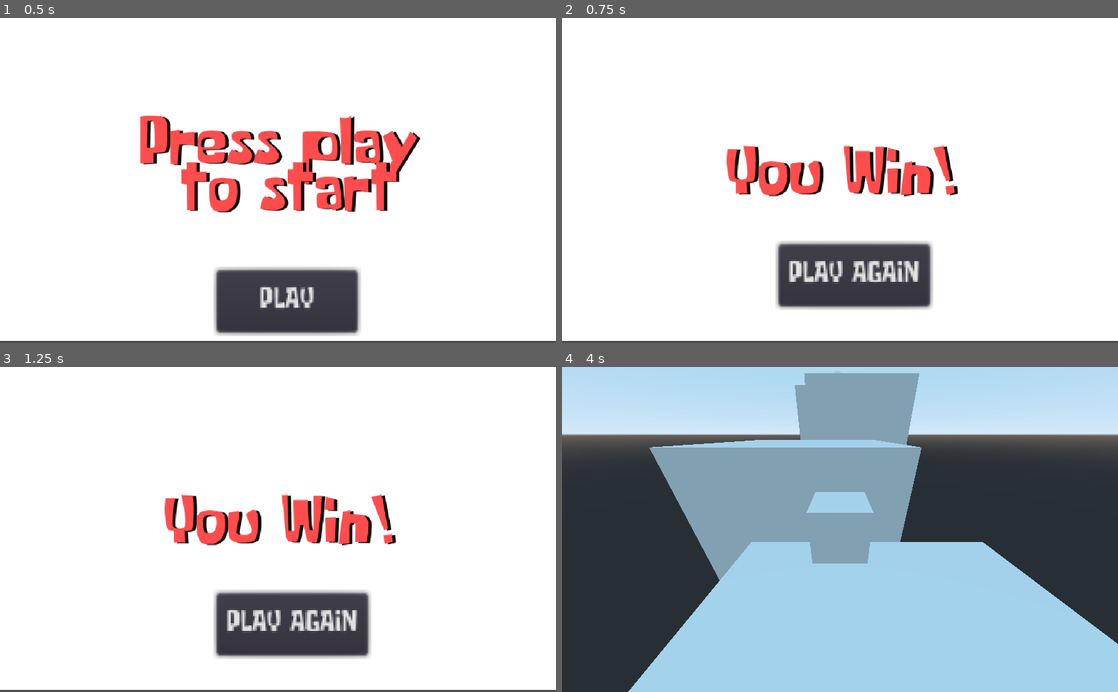
Above: before the commit, frames 1-4 (two rows, left to right).
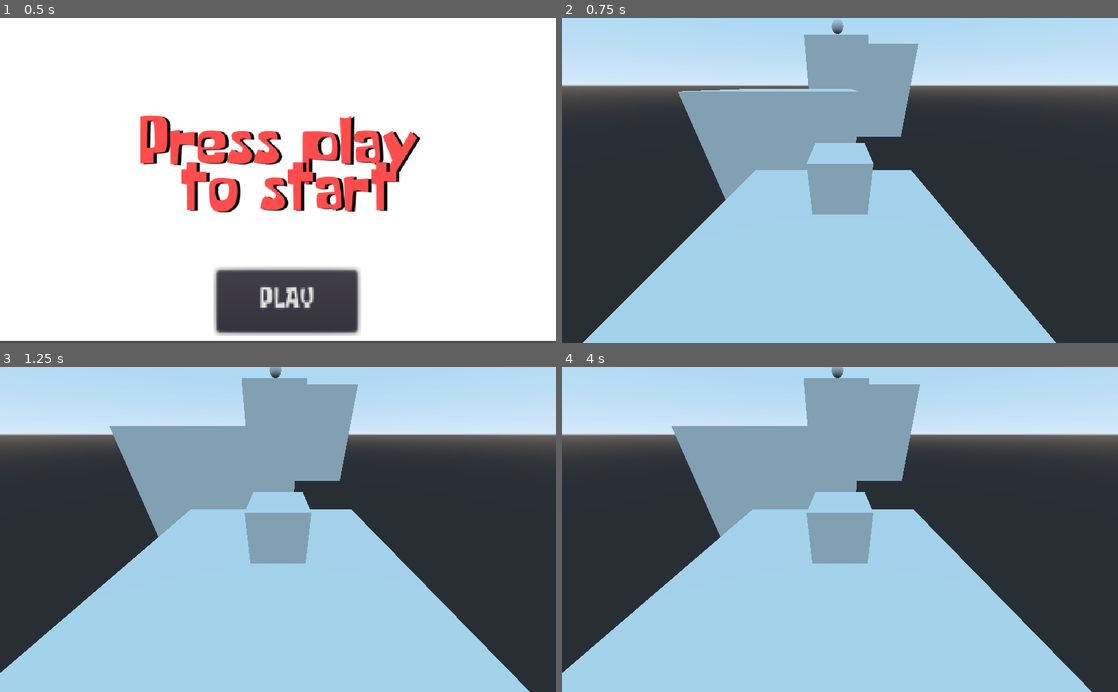
Above: after the commit, the same moments.

Repository: dwlcj/Project2
Game: Godot game, scene res://StartScreen.tscn
The game is run twice, just before and just after one commit, with the same random seed, the same clock (stepped at 60 frames per second) and the same inputs.
Inputs (mouse positions are in pixels of both pictures, inside the frame that each line leads up to):
- Up to frame 1 (0.5 s): no input
- Up to frame 2 (0.75 s): click "PLAY" at 0.5 s
- Up to frame 3 (1.25 s): no input
- Up to frame 4 (4 s): click (856, 623) at 1.25 s, where only the run before the commit has a clickable "PLAY AGAIN"; click (856, 623) at 2 s, where only the run before the commit has a clickable "PLAY AGAIN"; click (856, 623) at 2.75 s, where only the run before the commit has a clickable "PLAY AGAIN"; hold Up (ui_up) from 3.53 s (still down)

Frame 1 is identical in both runs. In frame 2, 100% of the frame differs, in the area x 0-100%, y 0-100%; in frame 3, 100%; in frame 4, 17%.

Commit message:
no more KinematicBody

Diff:
--- a/Camera.gd
+++ b/Camera.gd
@@ -4,11 +4,10 @@
 
 func _ready():
 	ofs = translation
-	Input.set_mouse_mode(Input.MOUSE_MODE_CAPTURED)
 
 func _input(event):
 	if Input.is_action_pressed("ui_quit"):
 		get_tree().quit()
 
 func _process(delta):
-	translation = $"../KinematicBody".translation + ofs
+	translation = $"../RigidBody".translation + ofs
--- a/Floor.gd
+++ b/Floor.gd
@@ -4,9 +4,11 @@
 var sum = 0
 
 func _ready():
-	origin = translation
-	sum = randi() % 100
+	#origin = translation
+	#sum = randi() % 100
+	pass
 
 func _process(delta):
-	sum += delta
-	translation = origin + Vector3(2 * sin(sum), cos(sum), 0)
+	pass
+	#sum += delta
+	#translation = origin + Vector3(2 * sin(sum), 0, 0)
--- a/Floor.tscn
+++ b/Floor.tscn
@@ -1,5 +1,4 @@
-[gd_scene load_steps=4 format=2]
-
+[gd_scene load_steps=5 format=2]
 
 [ext_resource path="res://Floor.gd" type="Script" id=1]
 
--- a/Main.tscn
+++ b/Main.tscn
@@ -22,4 +22,4 @@
 transform = Transform( 1, 0, 0, 0, 1, 0, 0, 0, 1, -0.433937, 6.82053, 1.07841 )
 
 [node name="Goal" parent="." instance=ExtResource( 3 )]
-transform = Transform( 1, 0, 0, 0, 1, 0, 0, 0, 1, 0.0632713, 17.6523, 35.4115 )
+transform = Transform( 1, 0, 0, 0, 1, 0, 0, 0, 1, 0, 18.6104, 33.7427 )
--- a/NewPlayer.tscn
+++ b/NewPlayer.tscn
@@ -1,7 +1,7 @@
 [gd_scene load_steps=5 format=2]
 
 [ext_resource path="res://Camera.gd" type="Script" id=1]
-[ext_resource path="res://KinematicBody.gd" type="Script" id=2]
+[ext_resource path="res://RigidBody.gd" type="Script" id=2]
 
 [sub_resource type="CubeMesh" id=1]
 
@@ -10,16 +10,16 @@
 [node name="Spatial" type="Spatial"]
 
 [node name="Camera" type="Camera" parent="."]
-transform = Transform( -1, 5.22898e-008, -7.00608e-008, 9.77264e-009, 0.863241, 0.504792, 8.68748e-008, 0.504792, -0.863241, 0, 3.02313, -5.45283 )
+transform = Transform( -1, 5.22898e-08, -7.00608e-08, 9.77264e-09, 0.863241, 0.504792, 8.68748e-08, 0.504792, -0.863241, 0, 3.02313, -5.45283 )
 fov = 90.0
 script = ExtResource( 1 )
 
-[node name="KinematicBody" type="KinematicBody" parent="."]
+[node name="RigidBody" type="RigidBody" parent="."]
 script = ExtResource( 2 )
 
-[node name="MeshInstance" type="MeshInstance" parent="KinematicBody"]
+[node name="MeshInstance" type="MeshInstance" parent="RigidBody"]
 mesh = SubResource( 1 )
 material/0 = null
 
-[node name="CollisionShape" type="CollisionShape" parent="KinematicBody"]
+[node name="CollisionShape" type="CollisionShape" parent="RigidBody"]
 shape = SubResource( 2 )
--- a/KinematicBody.gd
+++ b/RigidBody.gd
@@ -1,4 +1,4 @@
-extends KinematicBody
+extends RigidBody
 
 var gravity = -9.8
 var velocity = Vector3()
@@ -12,7 +12,7 @@
 	camera = get_node("../Camera").get_global_transform()
 
 func _process(delta):
-	if(translation.y < -12):
+	if translation.y < -12:
 		get_tree().change_scene("res://GameOverScreen.tscn")
 
 func _physics_process(delta):
@@ -49,4 +49,6 @@
 	velocity.x = hv.x
 	velocity.z = hv.z
 
-	velocity = move_and_slide(velocity, Vector3(0, 1, 0))
+	set_linear_velocity(velocity)
+
+	#velocity = move_and_slide(velocity, Vector3(0, 1, 0))
